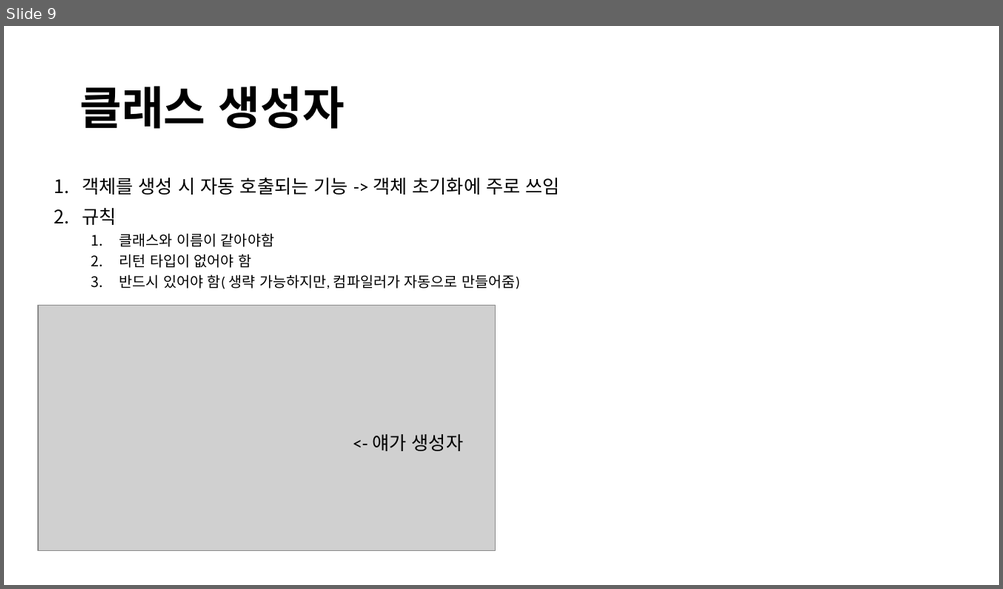
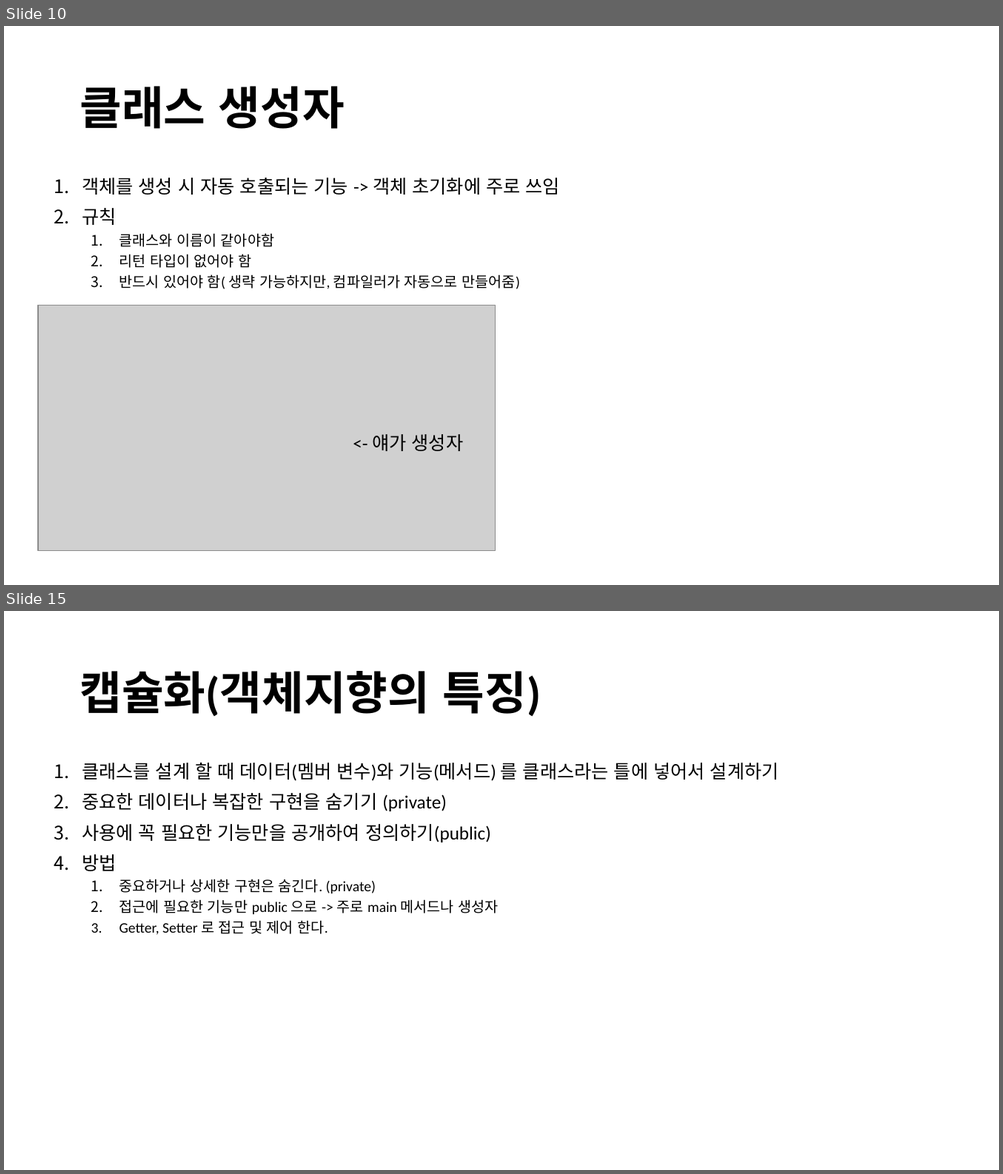
Before and after one commit to junguksim/NL_Java_Study, a slide deck: resources/NL Java 스터디 1회차.pptx. Shown one above the other, each under a label of ours: slide 9 before the commit, slides 10 and 15 after it; the slides between them are not shown. The pictures are 1003x589 and 1003x1174 pixels, drawn with LibreOffice and Linux fonts; fonts in the diff are those of the drawing; grey boxes stand for pictures. Boxes give left, top, right and bottom in pixels: in the first picture for what was removed or moved away, otherwise in the second. Text is boxed around its words. In the diff, an @@ line names an element or a change of style, - is before the commit and + after.

Commit message:
스터디 2주차 : 클래스의 개념

```diff
--- a/resources/NL Java 스터디 1회차.pptx
+++ b/resources/NL Java 스터디 1회차.pptx
@@ slide 15 added at box(4, 611, 999, 1170), background #FFFFFF @@
@@ title added at box(79, 671, 540, 716), 44 pt, text #000000, bold @@
+캡슐화(객체지향의 특징)
@@ text added at box(82, 763, 779, 935), 18 pt, text #000000 @@
+1. 클래스를 설계 할 때 데이터(멤버 변수)와 기능(메서드) 를 클래스라는 틀에 넣어서 설계하기
+2. 중요한 데이터나 복잡한 구현을 숨기기 (private)
+3. 사용에 꼭 필요한 기능만을 공개하여 정의하기(public)
+4. 방법
+  1. 중요하거나 상세한 구현은 숨긴다. (private)
+  2. 접근에 필요한 기능만 public 으로 -> 주로 main 메서드나 생성자
+  3. Getter, Setter 로 접근 및 제어 한다.
@@ what was slide 9 is now slide 10 @@
```
Also in this commit, not shown: 3 slides changed, 3 other slides added, 9 other files.
